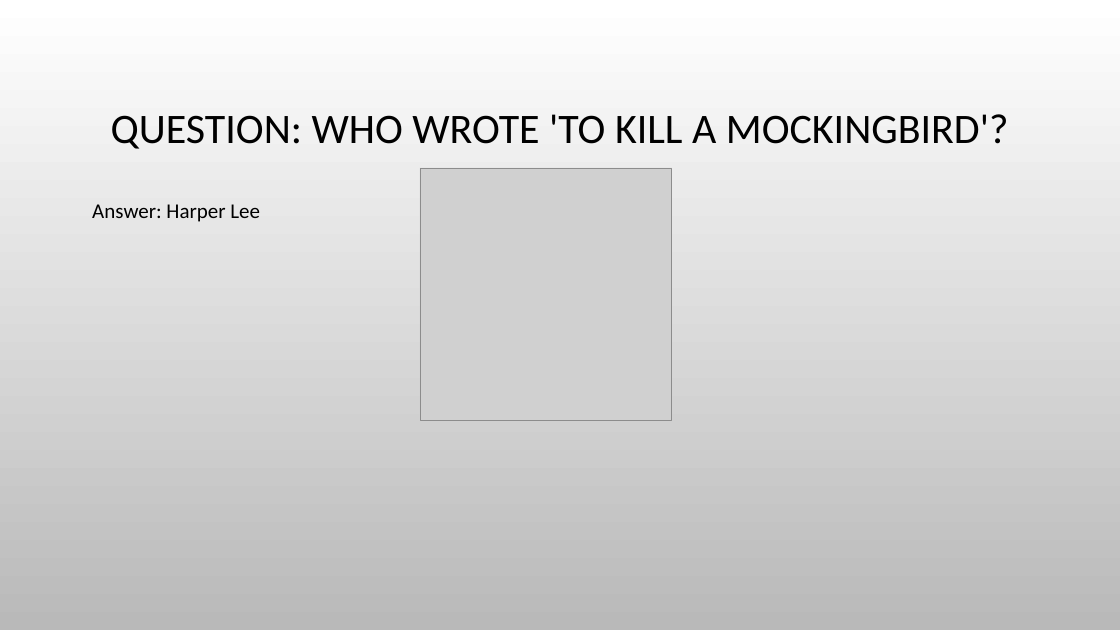
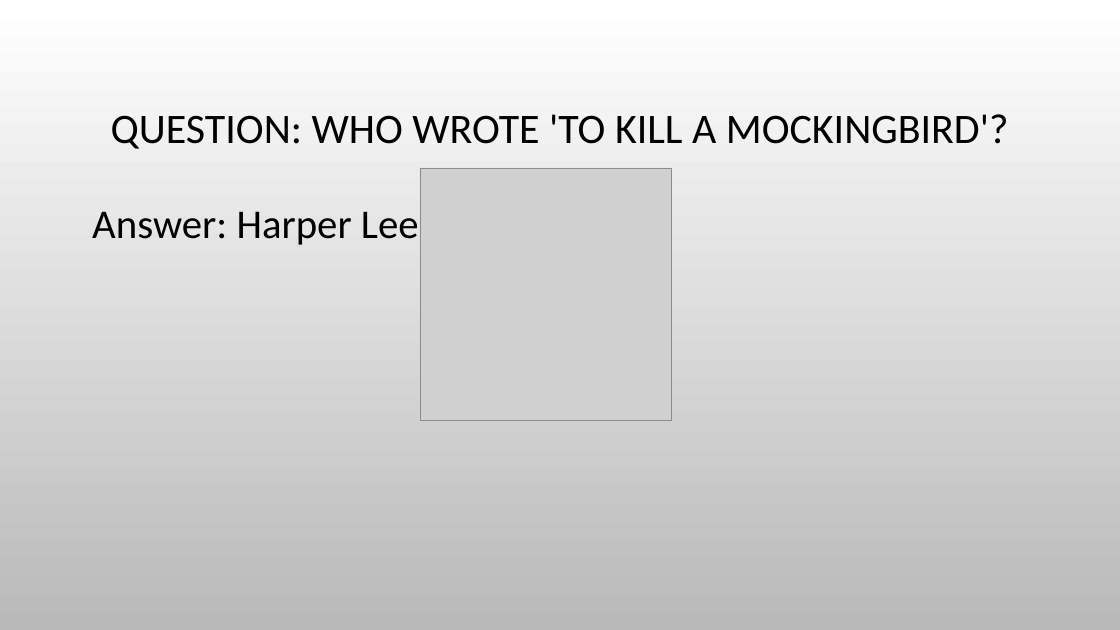
Before and after one commit to SoumyaSunil3007/ppt_generator, a slide deck: slide 4 of random_quiz_with_lilac.pptx. Drawn at 1120x630 pixels with LibreOffice and Linux fonts; fonts in the diff are those of the drawing; grey boxes stand for pictures; background and template pictures are left out. Boxes give left, top, right and bottom in pixels: in the first picture for what was removed or moved away, otherwise in the second. Text is boxed around its words. In the diff, an @@ line names an element or a change of style, - is before the commit and + after.

```diff
--- a/random_quiz_with_lilac.pptx
+++ b/random_quiz_with_lilac.pptx
@@ text "Answer: Harper Lee" at <box>92,211,419,245</box>: size 18 to 35 pt @@
```
Also in this commit, not shown: 2 other slides changed, 1 slide added, 3 other files.
